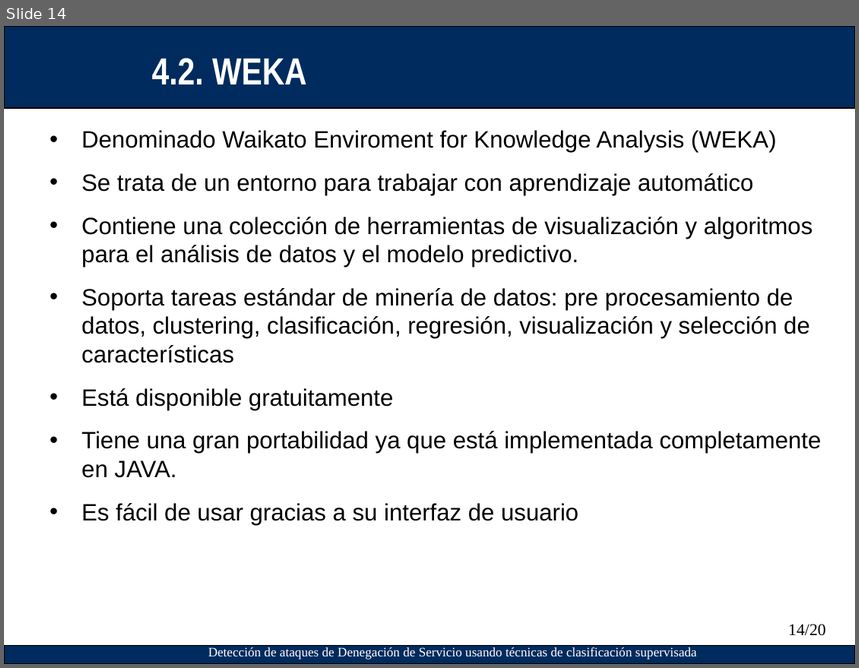
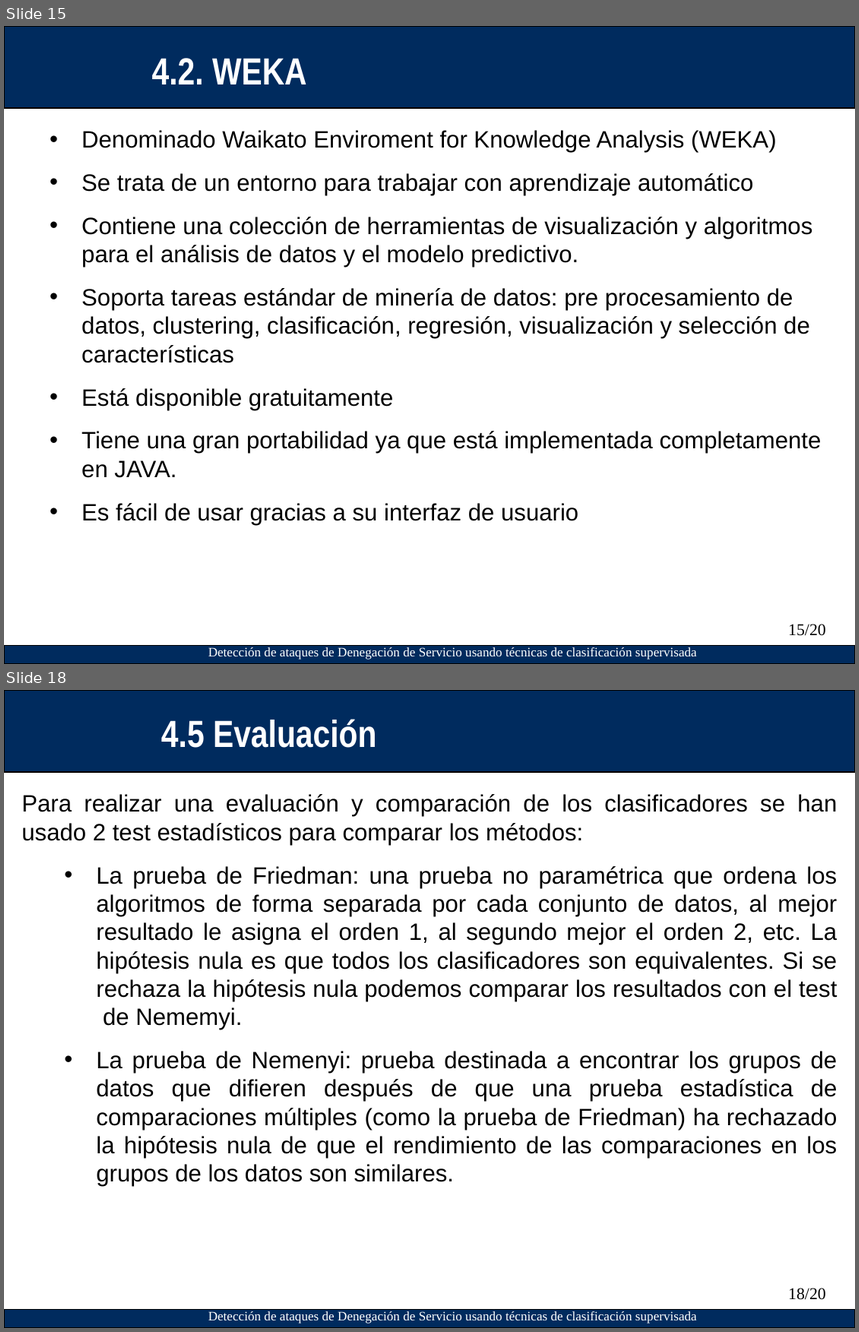
Before and after one commit to asam139/DoS_TFM, a slide deck: Presentacion/Plantilla_Presentacion_PFC-IT_ETSIT.ppt. Shown one above the other, each under a label of ours: slide 14 before the commit, slides 15 and 18 after it; the slides between them are not shown. The pictures are 859x668 and 859x1332 pixels, drawn with LibreOffice and Linux fonts; fonts in the diff are those of the drawing; background and template pictures are left out. Boxes give left, top, right and bottom in pixels: in the first picture for what was removed or moved away, otherwise in the second. Text is boxed around its words. In the diff, an @@ line names an element or a change of style, - is before the commit and + after.

```diff
--- a/Presentacion/Plantilla_Presentacion_PFC-IT_ETSIT.ppt
+++ b/Presentacion/Plantilla_Presentacion_PFC-IT_ETSIT.ppt
@@ slide 18 added at <box>4,690,855,1328</box>, background #FFFFFF; not listed: 3 template elements that a slide beside it also shows @@
@@ text added at <box>161,719,376,748</box>, 32 pt, text #FFFFFF, bold @@
+4.5 Evaluación
@@ text added at <box>21,794,838,1187</box>, 20 pt, text #000000 @@
+Para realizar una evaluación y comparación de los clasificadores se han usado 2 test estadísticos para comparar los métodos:
+  • La prueba de Friedman: una prueba no paramétrica que ordena los algoritmos de forma separada por cada conjunto de datos, al mejor resultado le asigna el orden 1, al segundo mejor el orden 2, etc. La hipótesis nula es que todos los clasificadores son equivalentes. Si se rechaza la hipótesis nula podemos comparar los resultados con el test de Nememyi.
+  • La prueba de Nemenyi: prueba destinada a encontrar los grupos de datos que difieren después de que una prueba estadística de comparaciones múltiples (como la prueba de Friedman) ha rechazado la hipótesis nula de que el rendimiento de las comparaciones en los grupos de los datos son similares.
@@ page number added at <box>788,1288,826,1300</box>, 14 pt, text #000000 @@
+18/20
@@ what was slide 14 is now slide 15 @@
@@ page number at <box>788,624,826,636</box>: text changed @@
-14/20
+15/20
```
Also in this commit, not shown: 1 slide changed, 8 other slides added, 2 slides removed.
